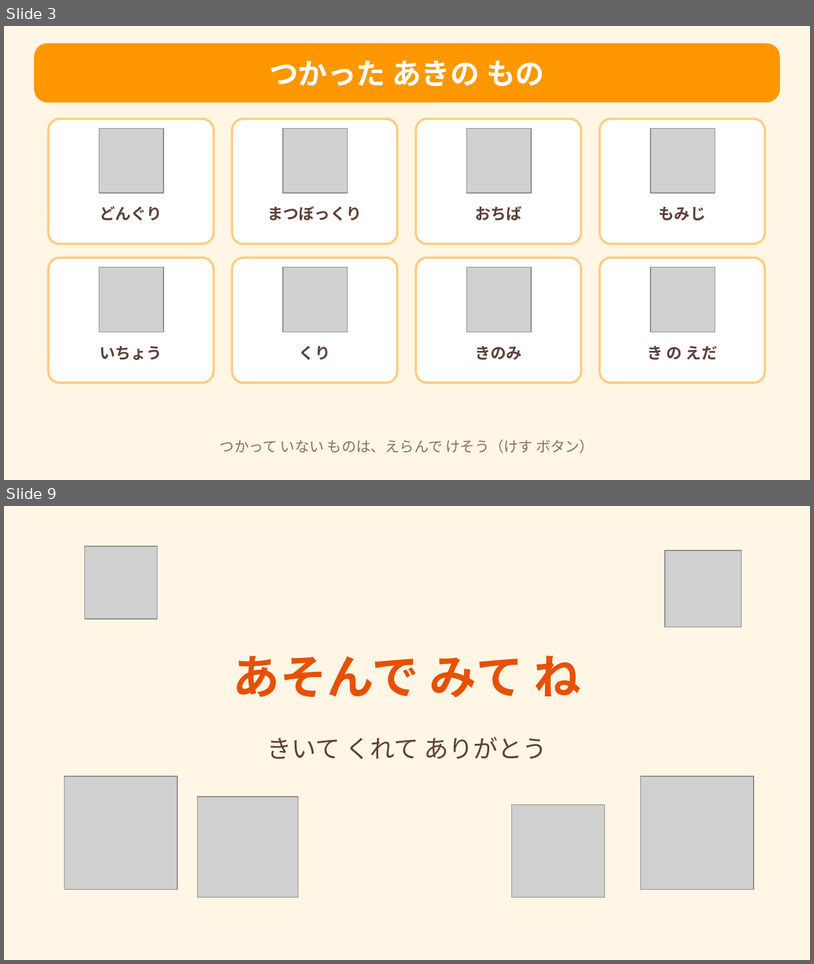
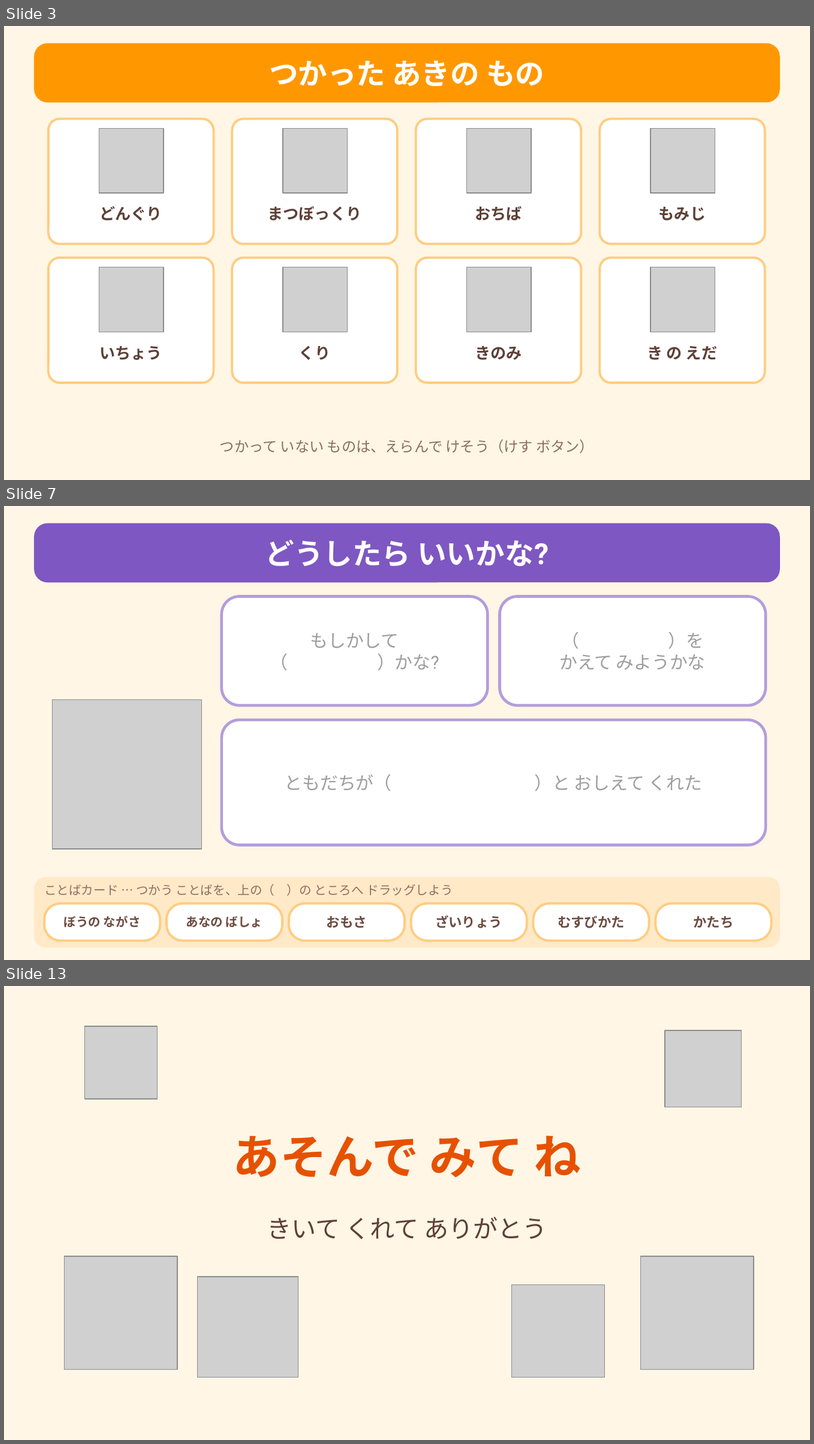
Before and after one commit to Erica-sensei/happyo-maker, a slide deck: canva/aki-omocha-template.pptx. Shown one above the other, each under a label of ours: slides 3 and 9 before the commit, slides 3, 7 and 13 after it; the slides between them are not shown. The pictures are 814x964 and 814x1444 pixels, drawn with LibreOffice and Linux fonts; fonts in the diff are those of the drawing; grey boxes stand for pictures. Boxes give left, top, right and bottom in pixels: in the first picture for what was removed or moved away, otherwise in the second. Text is boxed around its words. In the diff, an @@ line names an element or a change of style, - is before the commit and + after.

```diff
--- a/canva/aki-omocha-template.pptx
+++ b/canva/aki-omocha-template.pptx
@@ slide 7 added at box(4, 506, 810, 960), background #FFF6E5 @@
@@ rounded rectangle added at box(35, 524, 780, 582), fill #7E57C2, outline #7E57C2 1 pt @@
@@ text added at box(266, 540, 549, 566), 26 pt, text #FFFFFF, bold @@
+どうしたら いいかな?
@@ rounded rectangle added at box(222, 597, 488, 705), fill #FFFFFF, outline #B39DDB 2.5 pt @@
@@ rounded rectangle added at box(500, 597, 766, 705), fill #FFFFFF, outline #B39DDB 2.5 pt @@
@@ text added at box(311, 633, 440, 670), 16 pt, text #9E9E9E @@
+もしかして
+（ ）かな?
@@ text added at box(560, 632, 706, 670), 16 pt, text #9E9E9E @@
+（ ）を
+かえて みようかな
@@ picture added at box(53, 700, 201, 849) @@
@@ rounded rectangle added at box(222, 720, 766, 844), fill #FFFFFF, outline #B39DDB 2.5 pt @@
@@ text added at box(285, 774, 702, 791), 16 pt, text #9E9E9E @@
+ともだちが（ ）と おしえて くれた
@@ rounded rectangle added at box(35, 878, 780, 947), fill #FFE9C7, outline #FFE9C7 1 pt @@
@@ text added at box(44, 883, 453, 895), 11 pt, text #8D6E63 @@
+ことばカード … つかう ことばを、上の（ ）の ところへ ドラッグしよう
@@ rounded rectangle added at box(44, 903, 161, 940), fill #FFFFFF, outline #FFCC80 2 pt @@
@@ text added at box(64, 915, 141, 927), 11 pt, text #6D4C41, bold @@
+ぼうの ながさ
@@ rounded rectangle added at box(167, 903, 283, 940), fill #FFFFFF, outline #FFCC80 2 pt @@
@@ text added at box(186, 916, 263, 927), 11 pt, text #6D4C41, bold @@
+あなの ばしょ
@@ rounded rectangle added at box(288, 903, 405, 940), fill #FFFFFF, outline #FFCC80 2 pt @@
@@ text added at box(327, 916, 367, 928), 12 pt, text #6D4C41, bold @@
+おもさ
@@ rounded rectangle added at box(411, 903, 527, 940), fill #FFFFFF, outline #FFCC80 2 pt @@
@@ text added at box(435, 915, 503, 928), 12 pt, text #6D4C41, bold @@
+ざいりょう
@@ rounded rectangle added at box(534, 903, 650, 940), fill #FFFFFF, outline #FFCC80 2 pt @@
@@ text added at box(558, 915, 625, 928), 12 pt, text #6D4C41, bold @@
+むすびかた
@@ rounded rectangle added at box(656, 903, 771, 940), fill #FFFFFF, outline #FFCC80 2 pt @@
@@ text added at box(693, 916, 734, 927), 12 pt, text #6D4C41, bold @@
+かたち
@@ what was slide 9 is now slide 13 @@
```
Also in this commit, not shown: 5 slides changed, 3 other slides added, 4 other files.
